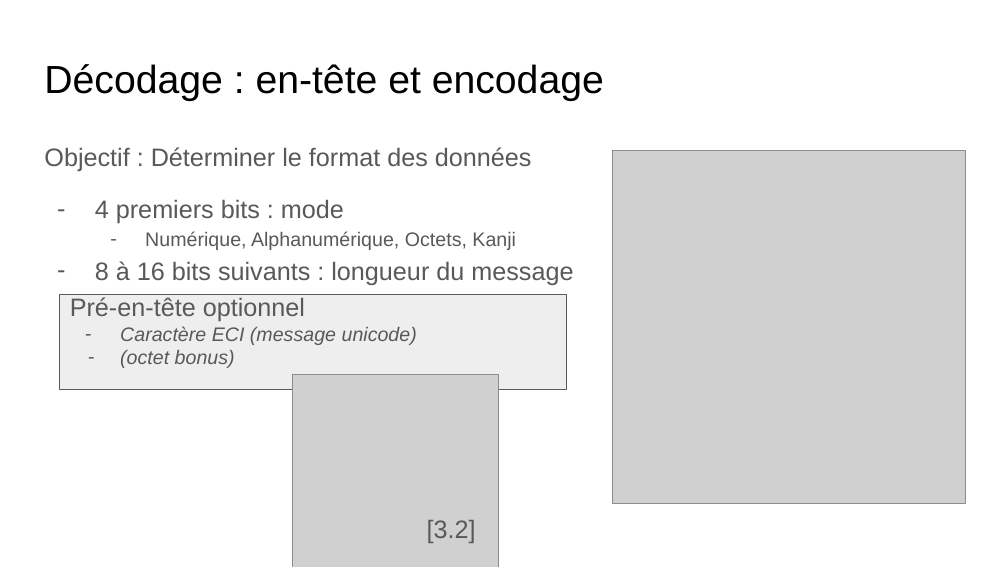
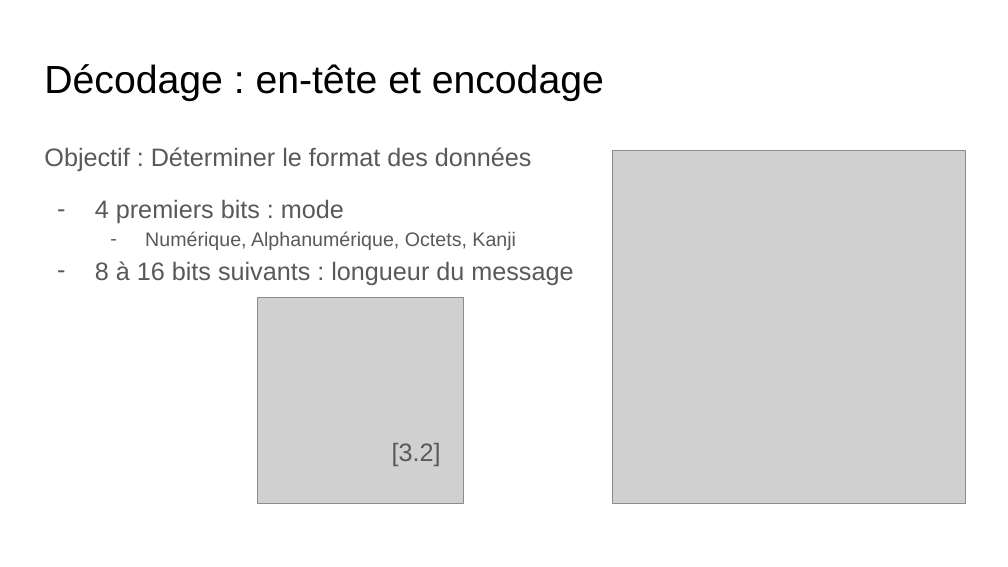
Before and after one commit to benoitmasson/qrcode-demo, a slide deck: slide 63 of slides/QR Codes.odp (slide 60 before the commit). Drawn at 1008x567 pixels with LibreOffice and Linux fonts; fonts in the diff are those of the drawing; grey boxes stand for pictures. Boxes give left, top, right and bottom in pixels: in the first picture for what was removed or moved away, otherwise in the second. Text is boxed around its words. In the diff, an @@ line names an element or a change of style, - is before the commit and + after.

```diff
--- a/slides/QR Codes.odp
+++ b/slides/QR Codes.odp
@@ rectangle removed at box(59, 294, 565, 390) @@
-Pré-en-tête optionnel
-– Caractère ECI (message unicode)
-– (octet bonus)
@@ picture: place and size @@
-picture at box(293, 375, 499, 567)
+picture at box(258, 297, 464, 503)
@@ text "[3.2]": place and size @@
-text "[3.2]" at box(427, 520, 476, 543)
+text "[3.2]" at box(392, 443, 441, 466)
```
Also in this commit, not shown: 18 other slides changed, 5 slides added, 2 slides removed, 1 other file.
